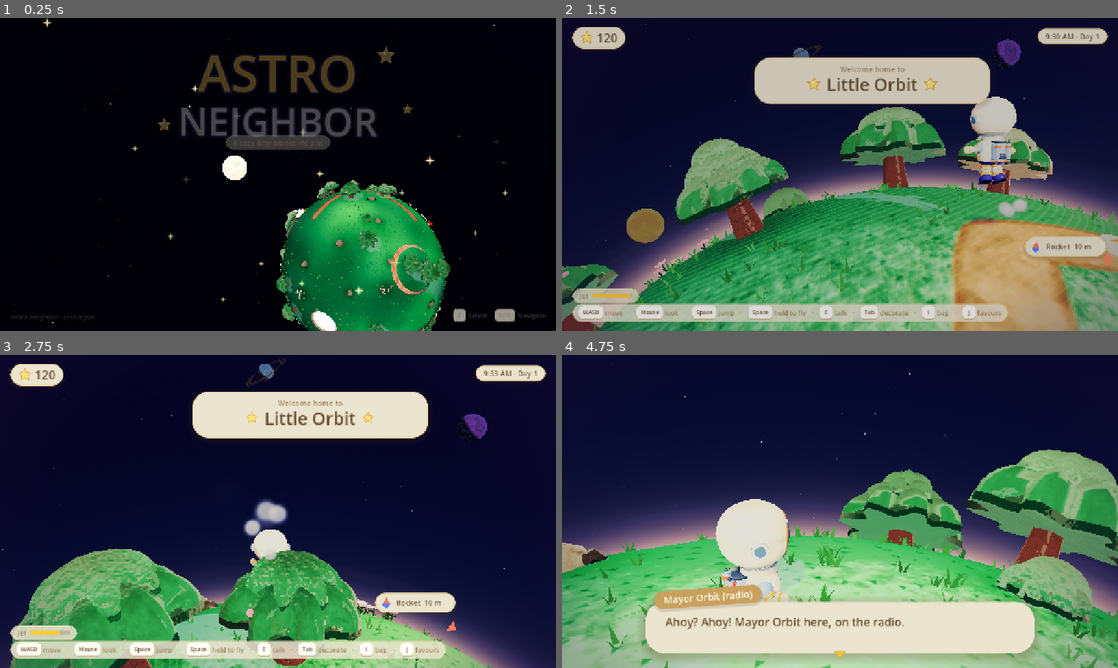
Above: before the commit, frames 1-4 (two rows, left to right).
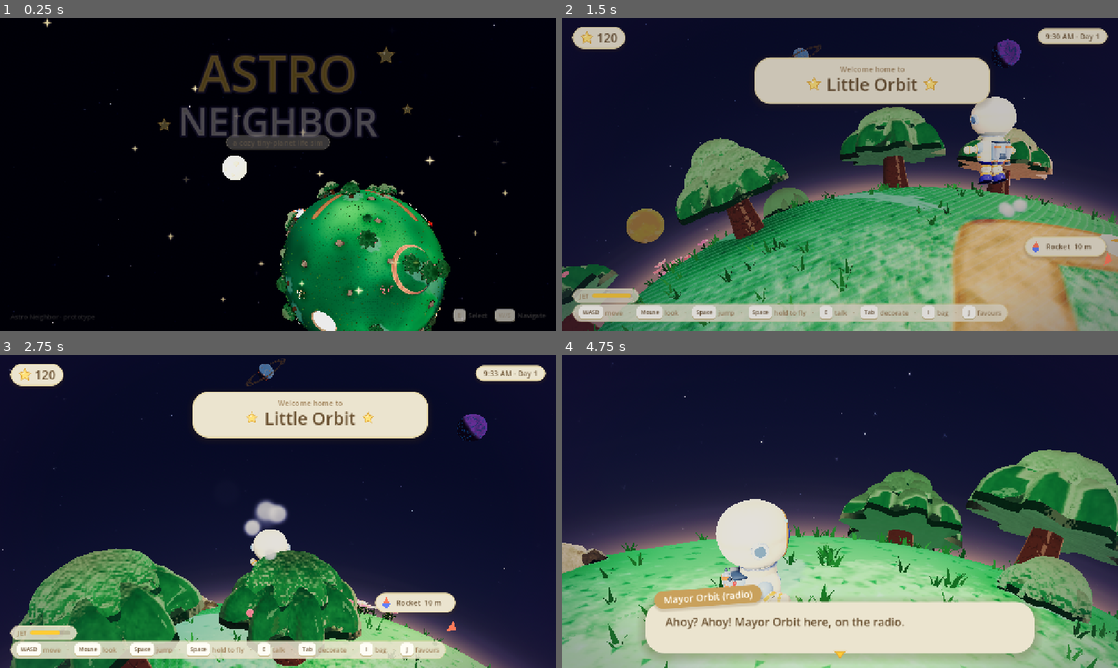
Above: after the commit, the same moments.

Repository: baglbot8/Astro-Neighbor
Game: Godot game, scene res://src/ui/title/title_screen.tscn
Same seed, same stepped clock (60 frames per second), same inputs: the game is played once before the commit and once after it.
Inputs (mouse positions are in pixels of both pictures, inside the frame that each line leads up to):
- Up to frame 1 (0.25 s): no input
- Up to frame 2 (1.5 s): click "New Game" at 0.5 s; tap Enter (ui_accept) at 1.25 s; move the mouse to (867, 174) at 1.27 s; hold W (move_forward) from 1.28 s (still down); hold Space (boost) from 1.28 s (still down); click (867, 174) at 1.42 s
- Up to frame 3 (2.75 s): keep holding W (move_forward); tap Enter (ui_accept) at 1.52, 2.27 s; tap Shift (run) at 1.55, 2.1 s; move the mouse to (250, 511) at 2.02 s; release Space (boost) at 2.03 s; tap Space (boost) at 2.3 s
- Up to frame 4 (4.75 s): move the mouse to (851, 505) at 2.77 s; hold Space (boost) 2.78-3.53 s; tap Shift (run) at 3.05 s; move the mouse to (834, 517) at 3.52 s; tap M (camera_down) at 3.6 s; click (834, 517) at 3.67 s; tap Enter (ui_accept) at 3.77, 4.52 s; tap Space (boost) at 3.8 s; move the mouse to (1006, 558) at 4.27 s; release W (move_forward) at 4.28 s; hold A (move_left) from 4.28 s (still down); hold Shift (run) from 4.28 s (still down); tap H (camera_left) at 4.35 s

The runs differ from the first frame. In frame 1, 1.5% of the frame differs, in the area x 49-81%, y 52-100%; in frame 2, 8.2%; in frame 3, 11%; in frame 4, 12%, in the area x 4-100%, y 34-100%.

Commit message:
Fix contrast over-correction, black start page, and silent audio in the browser
Second iPhone playtest of the item 33 fixes.

Contrast (my own over-correction): three changes each removed the same wash and
stacked, giving whole-frame luma p05=11 against 25 on desktop.
* Ambient scale 0.75 -> 1.0. The cut was fitted while glow was still on under
  Compatibility; turning glow off already does that job.
* Foliage light boost 3.6 -> 2.0. 3.6 was fitted to the tree canopy crop alone,
  and grass tufts share that shader with a much lighter albedo, so they blew out
  to white.

Sky: the crushed darks were the sky - 22.2% of a Compatibility frame below luma
15 against 0.0% on desktop. The previous multiply had to go so far to fix that it
turned the sky vivid royal blue, which R2.1 bans, because the dark sky is
blue-dominant. Replaced with a neutral lift of 0.08 before the inverse ACES
curve: sky now (79,80,90) against desktop (81,79,93), 0.2% below luma 15.

Start page: title_screen.gd builds its own Environment and never saw the
low-power profile, so it kept the seven-level glow on a phone.

Audio: the engine is fine (a desktop capture peaks at full scale) and the samples
are in the pack. iOS suspends the AudioContext until a user gesture, and Godot's
GodotAudio.ctx is in module scope and unreachable from JavaScriptBridge. Added a
head_include shim that wraps AudioContext before the engine constructs one and
resumes it on any input. Verified in a desktop browser.

Co-Authored-By: Claude Opus 5 <noreply@anthropic.com>

Diff:
--- a/src/shaders/planet_foliage.gdshader
+++ b/src/shaders/planet_foliage.gdshader
@@ -30,7 +30,9 @@
 // leaf albedo is a ~14x multiply that clips into the ACES shoulder where chroma collapses.
 // `astro_compat` is 1.0 only under Compatibility, so this is a no-op on desktop and mobile.
 global uniform float astro_compat;
-uniform float compat_light_boost : hint_range(1.0, 6.0) = 3.6;
+// 3.6 was fitted to the tree CANOPY crop alone. Grass tufts run through the same shader with a
+// much lighter albedo, and at 3.6 they rendered almost white on a real iPhone. Fit to both.
+uniform float compat_light_boost : hint_range(1.0, 6.0) = 2.0;
 
 uniform vec4 albedo : source_color = vec4(1.0);
 uniform float sway_amount = 0.05;
--- a/src/shaders/sky.gdshader
+++ b/src/shaders/sky.gdshader
@@ -90,7 +90,12 @@
 // scaling the result: the curve is steep down there, so darks recover far more than the sun
 // and stars, which are added afterwards and are untouched.
 global uniform float astro_compat;
-uniform float compat_sky_gain : hint_range(1.0, 4.0) = 1.35;
+// A MULTIPLY was tried first and is wrong: the dark sky is blue-dominant, so scaling it grows
+// the blue channel fastest and at the strength needed to fix the darks it turned the sky vivid
+// royal blue — exactly the Earth-like sky R2.1 bans. A neutral ADD lifts the black end toward
+// the intended navy without touching the hue balance. Desktop reference for the sky band is a
+// near-neutral (91,88,99); Compatibility rendered the bulk of it at luma 13 against 33.
+uniform float compat_sky_lift : hint_range(0.0, 0.3) = 0.08;
 
 const float WISP_PERIOD = 9.0;
 // Stars are clamped just under Environment.glow_hdr_threshold so they stay crisp pinpoints
@@ -291,7 +296,7 @@
 		}
 
 		// ---- to HDR ----------------------------------------------------------------------
-		col = aces_inverse(cap_display(col * mix(1.0, compat_sky_gain, astro_compat), display_cap), tonemap_white);
+		col = aces_inverse(cap_display(col + vec3(compat_sky_lift * astro_compat), display_cap), tonemap_white);
 
 		// ---- stars: always present, dimmer by day ---------------------------------------
 		// Suppressed inside the bright limb band (the only place there is enough dust to
--- a/src/ui/title/title_screen.gd
+++ b/src/ui/title/title_screen.gd
@@ -178,7 +178,9 @@
 	e.adjustment_enabled = true
 	e.adjustment_contrast = 1.04
 	e.adjustment_saturation = 1.02
-	e.glow_enabled = true
+	# The start page builds its OWN Environment, so it does not inherit the world's low-power
+	# profile. Glow is the expensive part and is what washed the dome pale on a phone.
+	e.glow_enabled = not (Platform.is_compatibility_renderer() or Platform.is_mobile())
 	e.glow_blend_mode = Environment.GLOW_BLEND_MODE_ADDITIVE
 	e.glow_hdr_threshold = 1.25
 	e.glow_hdr_scale = 1.1
--- a/src/world/environment.gd
+++ b/src/world/environment.gd
@@ -83,7 +83,11 @@
 ## Ambient multiplier applied ONLY under the Compatibility (WebGL2) renderer; 1.0 everywhere
 ## else, so desktop and mobile are untouched. Set in _ready() from Platform. See the note beside
 ## its use below, and re-measure BOTH renderers if you change it.
-const COMPAT_AMBIENT_SCALE := 0.75
+# Was 0.75, tuned while glow was still on under Compatibility. Turning glow off removed the same
+# wash a second time, and the two together crushed the darks — measured whole-frame luma p05 of
+# 11 against 25 on Forward+, which a player on a real iPhone read as 'all dark colors much
+# darker'. Glow-off does this job on its own.
+const COMPAT_AMBIENT_SCALE := 1.0
 var _ambient_scale: float = 1.0
 ## True on a phone or in the browser: see _apply_quality_profile in the Platform autoload.
 var _low_power := false
Not shown, changed: docs/OPEN_ISSUES.md
